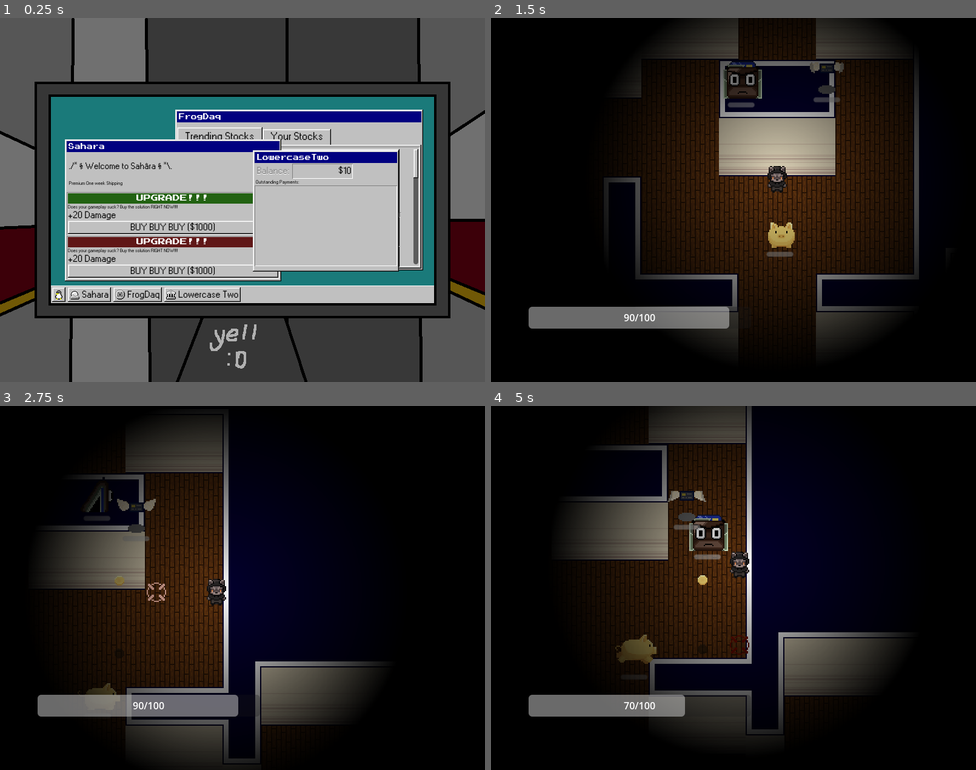
Above: before the commit, frames 1-4 (two rows, left to right).
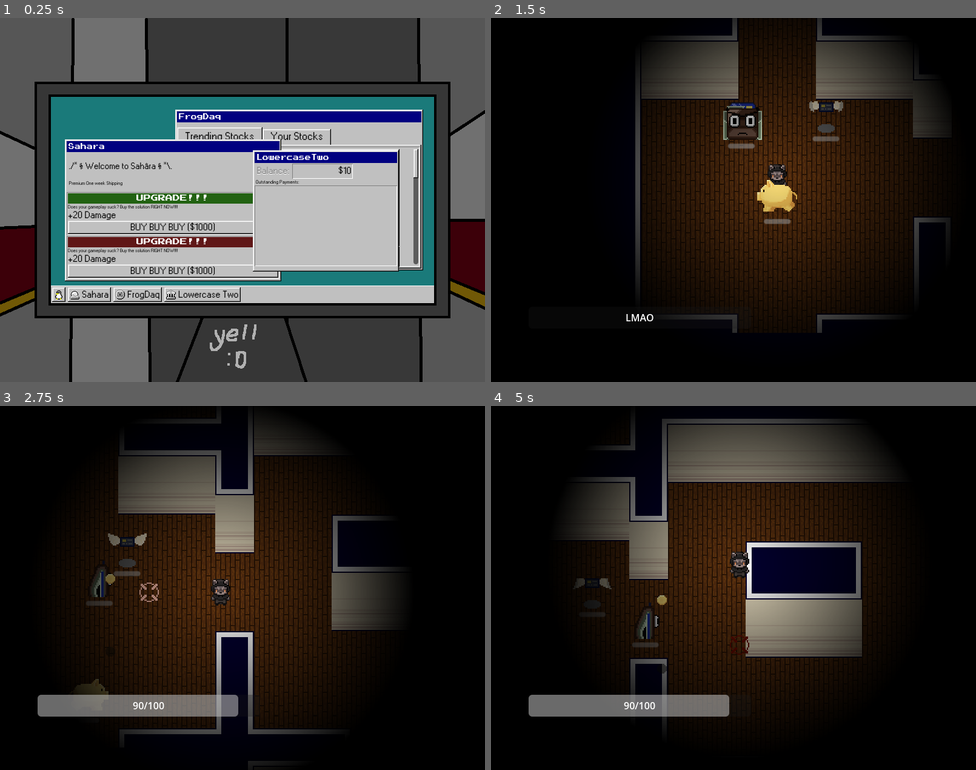
Above: after the commit, the same moments.

Repository: ygda-org/stock-strikers
Game: Godot game, scene res://gui/elevator_gui.tscn
The game is run twice, just before and just after one commit, with the same random seed, the same clock (stepped at 60 frames per second) and the same inputs. This scene is started directly instead of the project's main scene.
Inputs (mouse positions are in pixels of both pictures, inside the frame that each line leads up to):
- Up to frame 1 (0.25 s): no input
- Up to frame 2 (1.5 s): click "BUY" at 0.5 s; click (549, 294) at 1.25 s
- Up to frame 3 (2.75 s): tap Enter (ui_accept) at 2, 2.27 s; move the mouse to (349, 569) at 2.02 s; hold D (move_right) from 2.03 s (still down); tap Shift (dodge) at 2.1 s
- Up to frame 4 (5 s): move the mouse to (636, 606) at 2.77 s; release D (move_right) at 2.78 s; hold S (move_down) 2.78-3.53 s; click (636, 606) at 2.85 s; tap Enter (ui_accept) at 3.02, 4.52 s; move the mouse to (782, 507) at 3.52 s; hold D (move_right) 3.53-4.28 s; tap Shift (dodge) at 3.6 s; move the mouse to (709, 660) at 4.27 s; hold W (move_up) from 4.28 s (still down); click (709, 660) at 4.35 s

The runs differ from the first frame. In frame 1, less than 0.1% of the frame differs, in the area x 82-83%, y 53-55%; in frame 2, 20%; in frame 3, 30%, in the area x 10-82%, y 3-99%; in frame 4, 24%.

Commit message:
you can buy stocks!!!

Diff:
--- a/globals/player_stats.gd
+++ b/globals/player_stats.gd
@@ -9,6 +9,8 @@
 var stocks: Array[Stock] = []
 var extra_effects: Array[String] # do stirng for now, can change
 
+signal stocks_modified
+
 ## currently called by player, updates player's stats before next run
 func update_stats():
 	current_stats = BASE_STATS.duplicate() # copy base stats into stats every time
@@ -16,3 +18,11 @@
 		if stock.changed_stat == Stock.stats.OTHER:
 			continue # add functionality here
 		current_stats[stock.changed_stat] += stock.change_amount
+
+func add_stock(s : Stock):
+	stocks.append(s)
+	stocks_modified.emit()
+
+func remove_stock(s : Stock):
+	stocks.remove_at(stocks.find(s))
+	stocks_modified.emit()
--- a/gui/elevator_gui.gd
+++ b/gui/elevator_gui.gd
@@ -16,6 +16,7 @@
 	GameState.generate_stock_options()
 	update_trendings_stocks()
 	update_owned_stocks()
+	PlayerStats.stocks_modified.connect(update_owned_stocks)
 	pass # Replace with function body.
 
 func _process(delta: float) -> void:
@@ -30,13 +31,8 @@
 		c.queue_free()
 	for s : Stock in PlayerStats.stocks:
 		var option : StockOption = STOCK_OPTION.instantiate()
+		option.stock = s
 		option.is_shop_stock = false
-		option.title = s.company_ticker
-		option.effect_amount = s.change_amount
-		option.effect_name = s.stat_unit
-		option.desc = s.stock_description
-		option.tooltip_desc = s.effect_description
-		option.cost_per = s.change_amount * s.cost_multi
 		your_stocks_holder.add_child(option)
 
 func update_trendings_stocks():
@@ -45,14 +41,8 @@
 		c.queue_free()
 	for s : Stock in GameState.stock_options:
 		var option : StockOption = STOCK_OPTION.instantiate()
+		option.stock = s
 		option.is_shop_stock = true
-		option.title = s.company_ticker
-		option.effect_amount = s.change_amount
-		option.effect_name = s.stat_unit
-		option.desc = s.stock_description
-		option.tooltip_desc = s.effect_description
-		option.cost_per = s.change_amount * s.cost_multi
-		#option.effect_name = s.changed_stat
 		your_stocks_holder.add_child(option)
 
 func _on_perm_button_pressed() -> void:
--- a/gui/stock_option.gd
+++ b/gui/stock_option.gd
@@ -5,6 +5,8 @@
 ##If true, is on the "trending" page. Formats to be bought
 ##If false, is on "your stocks". Formats to be sold
 @export var is_shop_stock : bool = true
+
+var stock : Stock
 
 var title : String = "Unnamed"
 var desc : String = "Blank"
@@ -33,6 +35,13 @@
 # Called when the node enters the scene tree for the first time.
 func _ready() -> void:
 
+	title = stock.company_ticker
+	effect_amount = stock.change_amount
+	effect_name = stock.stat_unit
+	desc = stock.stock_description
+	tooltip_desc = stock.effect_description
+	cost_per = stock.change_amount * stock.cost_multi
+
 	$Title.text = title
 	$VBoxContainer/Desc.text = desc
 	$VBoxContainer/EffectRow/Panel/MarginContainer/Effect.text = str(effect_amount) + " " + effect_name
@@ -55,3 +64,16 @@
 
 func _on_info_button_toggled(toggled_on: bool) -> void:
 	$Tooltip.visible = toggled_on
+
+
+func _on_buy_button_pressed() -> void:
+	var dividend_ct : SpinBox = $VBoxContainer/BuyingRow/Dividends
+	if is_shop_stock:
+		if dividend_ct.value * cost_per > PlayerStats.money:
+			print('POOR')
+			return
+		$Disable.visible = true
+		PlayerStats.money -= dividend_ct.value * cost_per
+		PlayerStats.add_stock(stock)
+	else:
+		pass
--- a/gui/stock_option.tscn
+++ b/gui/stock_option.tscn
@@ -32,6 +32,9 @@
 
 [sub_resource type="StyleBoxFlat" id="StyleBoxFlat_g105g"]
 bg_color = Color(1, 1, 0.5058824, 1)
+
+[sub_resource type="StyleBoxFlat" id="StyleBoxFlat_welxv"]
+bg_color = Color(0, 0, 0, 0.5294118)
 
 [node name="StockOption" type="Control" unique_id=1011788072]
 custom_minimum_size = Vector2(360, 160)
@@ -138,7 +141,7 @@
 text = " ? "
 
 [node name="Panel" type="Panel" parent="VBoxContainer/EffectRow" unique_id=1521882151]
-custom_minimum_size = Vector2(160, 19)
+custom_minimum_size = Vector2(144, 19)
 layout_mode = 2
 mouse_filter = 2
 theme = ExtResource("1_l2qqs")
@@ -243,4 +246,15 @@
 autowrap_mode = 3
 clip_text = true
 
+[node name="Disable" type="Panel" parent="." unique_id=1662939779]
+visible = false
+layout_mode = 1
+anchors_preset = 15
+anchor_right = 1.0
+anchor_bottom = 1.0
+grow_horizontal = 2
+grow_vertical = 2
+theme_override_styles/panel = SubResource("StyleBoxFlat_welxv")
+
 [connection signal="toggled" from="VBoxContainer/EffectRow/InfoButton" to="." method="_on_info_button_toggled"]
+[connection signal="pressed" from="VBoxContainer/BuyingRow/BuyButton" to="." method="_on_buy_button_pressed"]
--- a/level/level.gd
+++ b/level/level.gd
@@ -45,6 +45,7 @@
 			continue
 		child.queue_free()
 	var seed = randi() % 100000
+	seed = 32396
 	print('seed:', seed)
 	seed(seed)
 	generate_placement()
